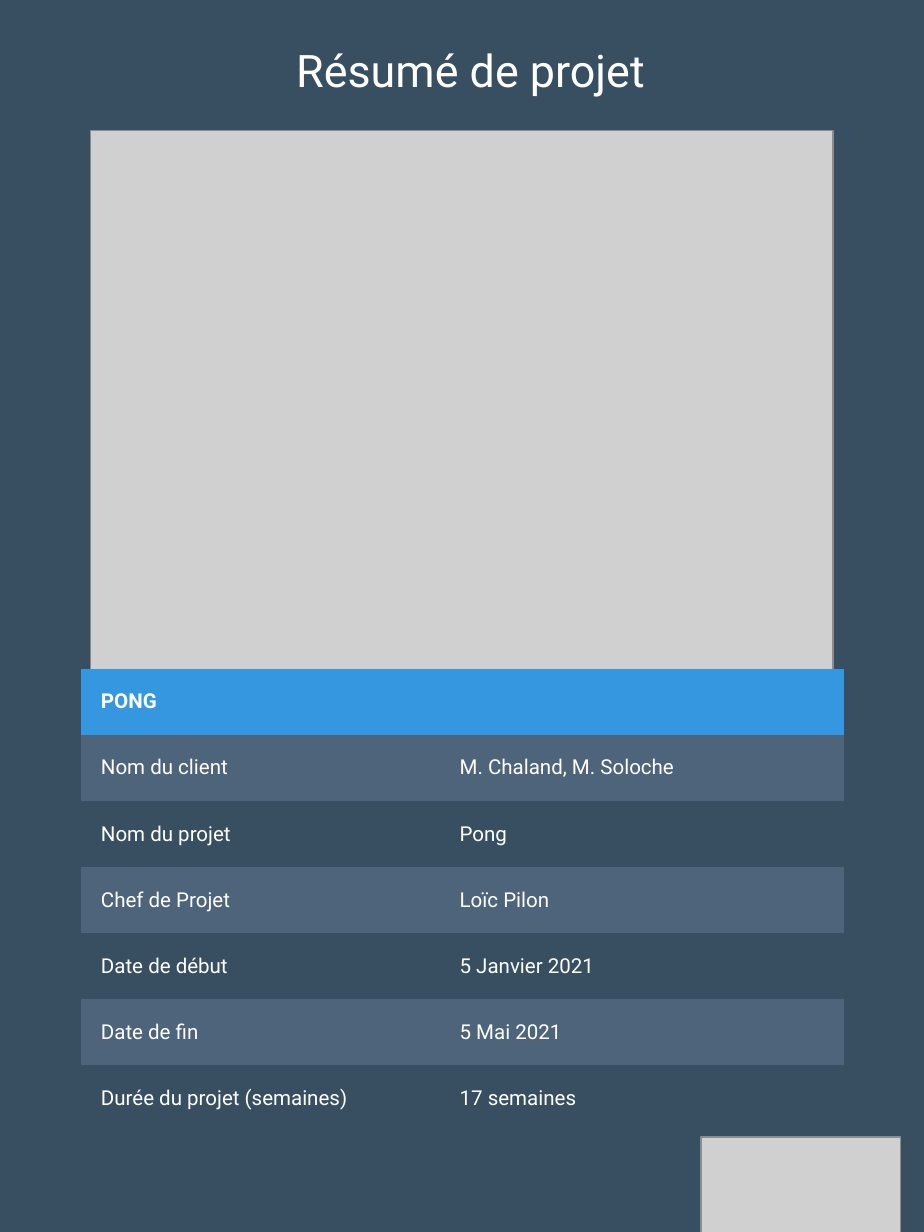
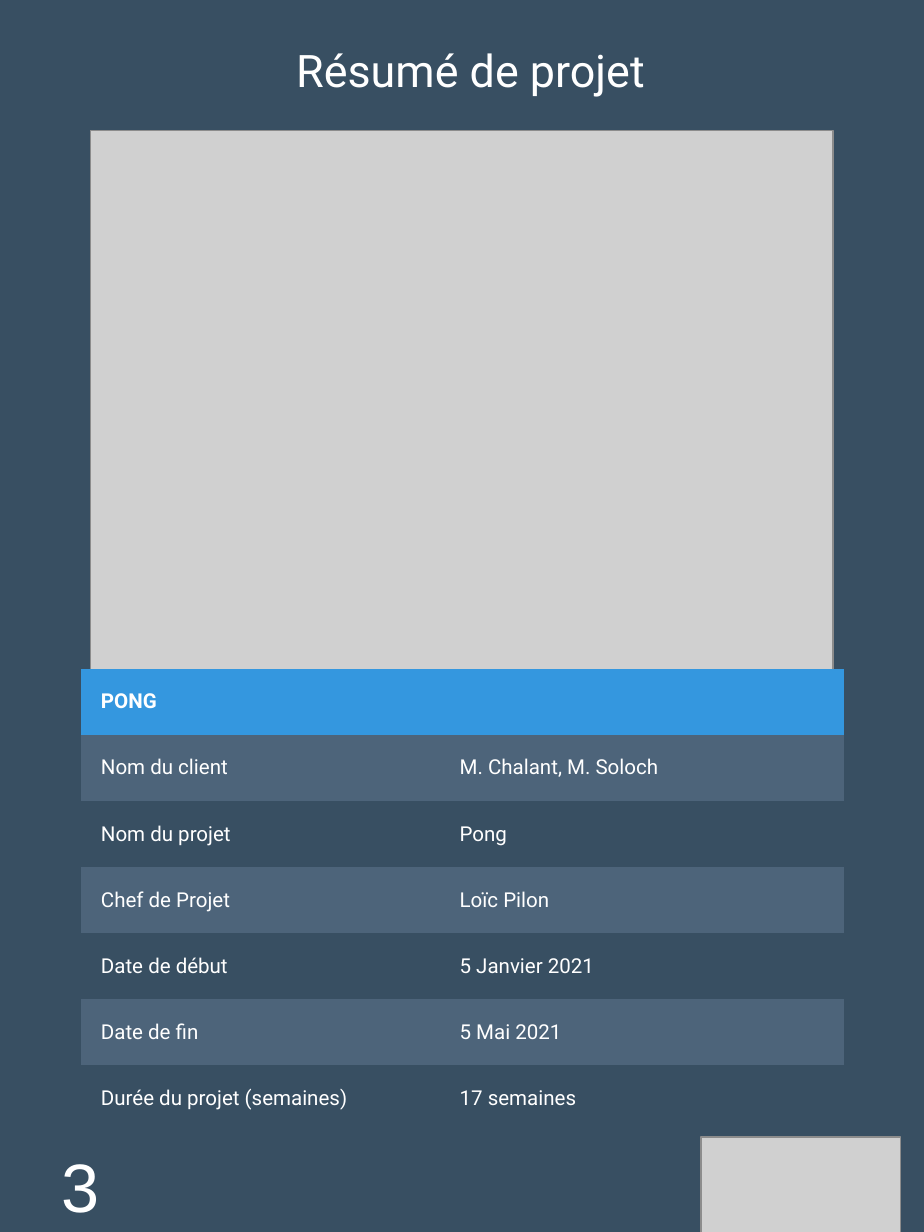
Before and after one commit to Loicpln/Projet_Algo_N2, a slide deck: slide 3 of Elements de presentation/Soutenance finale.pptx. Drawn at 924x1232 pixels with LibreOffice and Linux fonts; fonts in the diff are those of the drawing; grey boxes stand for pictures. Boxes give left, top, right and bottom in pixels: in the first picture for what was removed or moved away, otherwise in the second. Text is boxed around its words. In the diff, an @@ line names an element or a change of style, - is before the commit and + after.

```diff
--- a/Elements de presentation/Soutenance finale.pptx
+++ b/Elements de presentation/Soutenance finale.pptx
@@ table at [80,669,844,1131] @@
-row 2, column 2: M. Chaland, M. Soloche
+row 2, column 2: M. Chalant, M. Soloch
@@ text added at [61,1164,99,1213], 40 pt, text #FFFFFF @@
+3
```
Also in this commit, not shown: 22 other slides changed.
